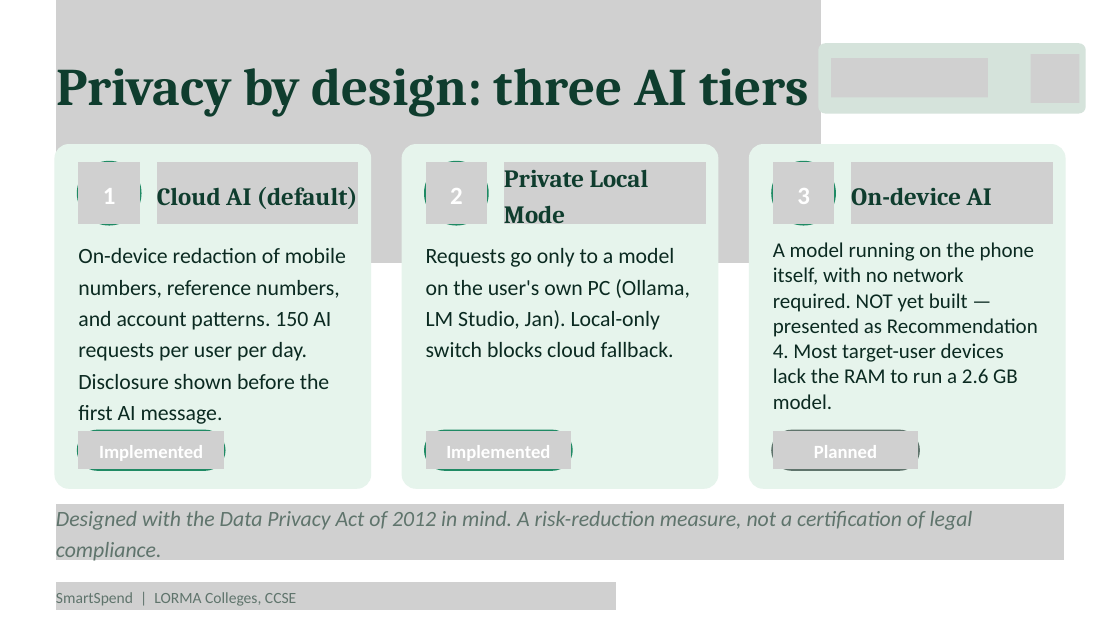
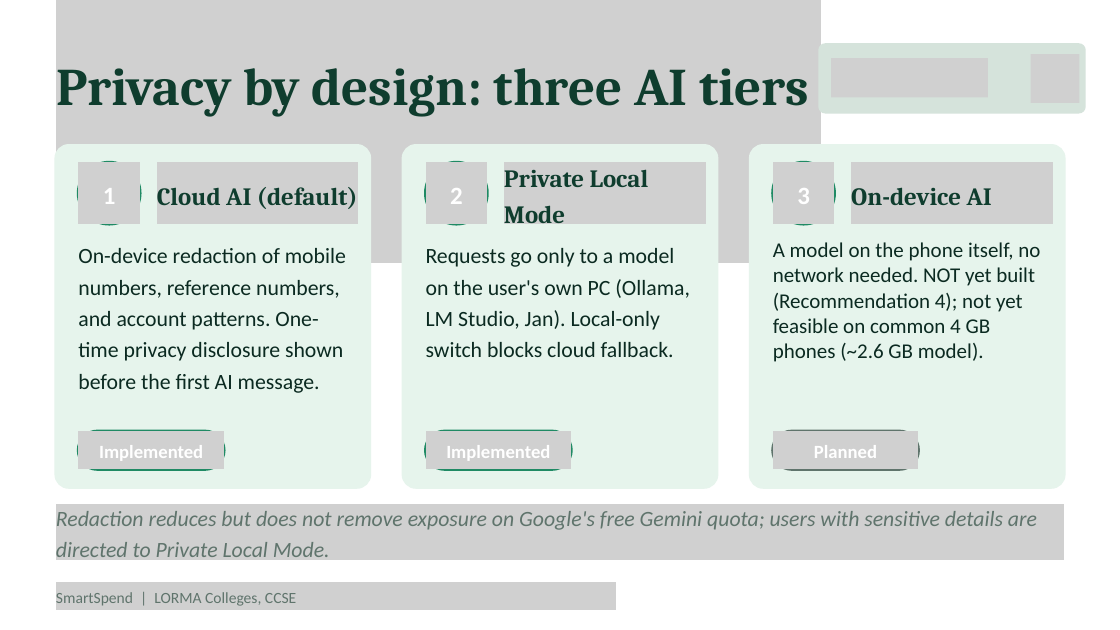
Before and after one commit to Zushikina-kun/smartspend-app, a slide deck: slide 14 of docs/handsoff/FOR_CYRILLE/SmartSpend_Defense.pptx. Drawn at 1120x630 pixels with LibreOffice and Linux fonts; fonts in the diff are those of the drawing; grey boxes stand for pictures. Boxes give left, top, right and bottom in pixels: in the first picture for what was removed or moved away, otherwise in the second. Text is boxed around its words. In the diff, an @@ line names an element or a change of style, - is before the commit and + after.

```diff
--- a/docs/handsoff/FOR_CYRILLE/SmartSpend_Defense.pptx
+++ b/docs/handsoff/FOR_CYRILLE/SmartSpend_Defense.pptx
@@ text at (78, 248, 346, 393): text changed @@
-On-device redaction of mobile numbers, reference numbers, and account patterns. 150 AI requests per user per day. Disclosure shown before the first AI message.
+On-device redaction of mobile numbers, reference numbers, and account patterns. One-time privacy disclosure shown before the first AI message.
@@ text at (773, 242, 1040, 362): text changed @@
-A model running on the phone itself, with no network required. NOT yet built — presented as Recommendation 4. Most target-user devices lack the RAM to run a 2.6 GB model.
+A model on the phone itself, no network needed. NOT yet built (Recommendation 4); not yet feasible on common 4 GB phones (~2.6 GB model).
@@ text at (56, 511, 1037, 564): text changed @@
-Designed with the Data Privacy Act of 2012 in mind. A risk-reduction measure, not a certification of legal compliance.
+Redaction reduces but does not remove exposure on Google's free Gemini quota; users with sensitive details are directed to Private Local Mode.
```
Also in this commit, not shown: 4 other slides changed, 6 other files.
